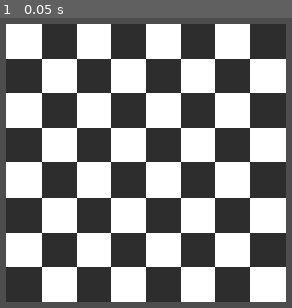
Above: before the commit, frame 1.
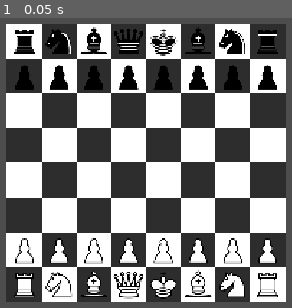
Above: after the commit, the same moment.

Repository: UltimateAndyMc/andymc-chess-bot
Game: Godot game, scene res://main.tscn
Two runs of this game, one before a commit and one after it. Both use one fixed random seed, a clock stepped at 60 frames per second and the inputs below.
Inputs:
- Up to frame 1 (0.05 s): no input

The runs differ from the first frame. In frame 1, 11% of the frame differs, in the area x 4-96%, y 3-97%.

Commit message:
Working movement
Pieces can move. Only legal moves can be made with a few exceptions: check/mates don't exist, pawns and knights can do whatever they want.

Diff:
--- /dev/null
+++ b/clickable_square.gd
@@ -0,0 +1,13 @@
+extends Button
+
+signal square_pressed(child: int)
+
+func set_visibility(visibility):
+	if visibility:
+		visibility.self_modulate.a = 1
+	else:
+		visibility.self_modulate.a = 0
+
+
+func _on_pressed() -> void:
+	square_pressed.emit(get_index())
--- a/clickable_square.tscn
+++ b/clickable_square.tscn
@@ -1,6 +1,24 @@
 [gd_scene format=3 uid="uid://bwaocync2o5tu"]
 
-[node name="TextureButton" type="TextureButton" unique_id=338248595]
+[ext_resource type="Script" uid="uid://clcfrdwmdn4cq" path="res://clickable_square.gd" id="1_3wwa7"]
+
+[sub_resource type="StyleBoxEmpty" id="StyleBoxEmpty_1u0m2"]
+
+[sub_resource type="Gradient" id="Gradient_1u0m2"]
+interpolation_mode = 2
+offsets = PackedFloat32Array(0.14935064, 0.58441556)
+colors = PackedColorArray(0.54497427, 0.5449743, 0.5449741, 1, 0.54509807, 0.54509807, 0.54509807, 0)
+
+[sub_resource type="GradientTexture2D" id="GradientTexture2D_1u0m2"]
+gradient = SubResource("Gradient_1u0m2")
+width = 50
+height = 50
+fill = 1
+fill_from = Vector2(0.5, 0.5)
+fill_to = Vector2(0.4678899, 0)
+
+[node name="ClickableSquare" type="Button" unique_id=1941684718]
+self_modulate = Color(1, 1, 1, 0)
 anchors_preset = 8
 anchor_left = 0.5
 anchor_top = 0.5
@@ -12,3 +30,14 @@
 offset_bottom = 25.0
 grow_horizontal = 2
 grow_vertical = 2
+size_flags_horizontal = 4
+size_flags_vertical = 4
+theme_override_styles/normal = SubResource("StyleBoxEmpty_1u0m2")
+icon = SubResource("GradientTexture2D_1u0m2")
+script = ExtResource("1_3wwa7")
+
+[node name="Piece" type="Sprite2D" parent="." unique_id=1015346682]
+position = Vector2(25, 25)
+scale = Vector2(0.391, 0.391)
+
+[connection signal="pressed" from="." to="." method="_on_pressed"]
--- a/main.tscn
+++ b/main.tscn
@@ -1,6 +1,8 @@
 [gd_scene format=3 uid="uid://b57qqm1eu4yv2"]
 
+[ext_resource type="Script" uid="uid://rxh62njqm8r6" path="res://scripts/board.gd" id="1_0xm2m"]
 [ext_resource type="Shader" uid="uid://bwl67xyep8ik4" path="res://shaders/board.gdshader" id="1_ig7tw"]
+[ext_resource type="PackedScene" uid="uid://bwaocync2o5tu" path="res://clickable_square.tscn" id="3_h2yge"]
 
 [sub_resource type="ShaderMaterial" id="ShaderMaterial_vuvef"]
 shader = ExtResource("1_ig7tw")
@@ -12,6 +14,7 @@
 [node name="Camera2D" type="Camera2D" parent="." unique_id=1301767173]
 
 [node name="Board" type="Node2D" parent="." unique_id=844830614]
+script = ExtResource("1_0xm2m")
 
 [node name="ColorRect" type="ColorRect" parent="Board" unique_id=1334896018]
 material = SubResource("ShaderMaterial_vuvef")
@@ -26,3 +29,212 @@
 offset_bottom = 200.0
 grow_horizontal = 2
 grow_vertical = 2
+
+[node name="ButtonGrid" type="GridContainer" parent="Board/ColorRect" unique_id=126512716]
+layout_mode = 1
+anchors_preset = 8
+anchor_left = 0.5
+anchor_top = 0.5
+anchor_right = 0.5
+anchor_bottom = 0.5
+offset_left = -200.0
+offset_top = -200.0
+offset_right = 200.0
+offset_bottom = 200.0
+grow_horizontal = 2
+grow_vertical = 2
+theme_override_constants/h_separation = 0
+theme_override_constants/v_separation = 0
+columns = 8
+
+[node name="ClickableSquare" parent="Board/ColorRect/ButtonGrid" unique_id=1941684718 instance=ExtResource("3_h2yge")]
+layout_mode = 2
+
+[node name="ClickableSquare2" parent="Board/ColorRect/ButtonGrid" unique_id=1748165432 instance=ExtResource("3_h2yge")]
+layout_mode = 2
+
+[node name="ClickableSquare3" parent="Board/ColorRect/ButtonGrid" unique_id=1230711811 instance=ExtResource("3_h2yge")]
+layout_mode = 2
+
+[node name="ClickableSquare4" parent="Board/ColorRect/ButtonGrid" unique_id=1964679926 instance=ExtResource("3_h2yge")]
+layout_mode = 2
+
+[node name="ClickableSquare5" parent="Board/ColorRect/ButtonGrid" unique_id=569034403 instance=ExtResource("3_h2yge")]
+layout_mode = 2
+
+[node name="ClickableSquare6" parent="Board/ColorRect/ButtonGrid" unique_id=1869745017 instance=ExtResource("3_h2yge")]
+layout_mode = 2
+
+[node name="ClickableSquare7" parent="Board/ColorRect/ButtonGrid" unique_id=196003519 instance=ExtResource("3_h2yge")]
+layout_mode = 2
+
+[node name="ClickableSquare8" parent="Board/ColorRect/ButtonGrid" unique_id=379110427 instance=ExtResource("3_h2yge")]
+layout_mode = 2
+
+[node name="ClickableSquare9" parent="Board/ColorRect/ButtonGrid" unique_id=1462575441 instance=ExtResource("3_h2yge")]
+layout_mode = 2
+
+[node name="ClickableSquare10" parent="Board/ColorRect/ButtonGrid" unique_id=1774456659 instance=ExtResource("3_h2yge")]
+layout_mode = 2
+
+[node name="ClickableSquare11" parent="Board/ColorRect/ButtonGrid" unique_id=1235138238 instance=ExtResource("3_h2yge")]
+layout_mode = 2
+
+[node name="ClickableSquare12" parent="Board/ColorRect/ButtonGrid" unique_id=158943216 instance=ExtResource("3_h2yge")]
+layout_mode = 2
+
+[node name="ClickableSquare13" parent="Board/ColorRect/ButtonGrid" unique_id=1213401853 instance=ExtResource("3_h2yge")]
+layout_mode = 2
+
+[node name="ClickableSquare14" parent="Board/ColorRect/ButtonGrid" unique_id=581606769 instance=ExtResource("3_h2yge")]
+layout_mode = 2
+
+[node name="ClickableSquare15" parent="Board/ColorRect/ButtonGrid" unique_id=560415622 instance=ExtResource("3_h2yge")]
+layout_mode = 2
+
+[node name="ClickableSquare16" parent="Board/ColorRect/ButtonGrid" unique_id=1383841076 instance=ExtResource("3_h2yge")]
+layout_mode = 2
+
+[node name="ClickableSquare17" parent="Board/ColorRect/ButtonGrid" unique_id=80995261 instance=ExtResource("3_h2yge")]
+layout_mode = 2
+
+[node name="ClickableSquare18" parent="Board/ColorRect/ButtonGrid" unique_id=1416273710 instance=ExtResource("3_h2yge")]
+layout_mode = 2
+
+[node name="ClickableSquare19" parent="Board/ColorRect/ButtonGrid" unique_id=1778232861 instance=ExtResource("3_h2yge")]
+layout_mode = 2
+
+[node name="ClickableSquare20" parent="Board/ColorRect/ButtonGrid" unique_id=755719392 instance=ExtResource("3_h2yge")]
+layout_mode = 2
+
+[node name="ClickableSquare21" parent="Board/ColorRect/ButtonGrid" unique_id=130702846 instance=ExtResource("3_h2yge")]
+layout_mode = 2
+
+[node name="ClickableSquare22" parent="Board/ColorRect/ButtonGrid" unique_id=1348528291 instance=ExtResource("3_h2yge")]
+layout_mode = 2
+
+[node name="ClickableSquare23" parent="Board/ColorRect/ButtonGrid" unique_id=1563093726 instance=ExtResource("3_h2yge")]
+layout_mode = 2
+
+[node name="ClickableSquare24" parent="Board/ColorRect/ButtonGrid" unique_id=1639699607 instance=ExtResource("3_h2yge")]
+layout_mode = 2
+
+[node name="ClickableSquare25" parent="Board/ColorRect/ButtonGrid" unique_id=2015768872 instance=ExtResource("3_h2yge")]
+layout_mode = 2
+
+[node name="ClickableSquare26" parent="Board/ColorRect/ButtonGrid" unique_id=242953898 instance=ExtResource("3_h2yge")]
+layout_mode = 2
+
+[node name="ClickableSquare27" parent="Board/ColorRect/ButtonGrid" unique_id=1495852811 instance=ExtResource("3_h2yge")]
+layout_mode = 2
+
+[node name="ClickableSquare28" parent="Board/ColorRect/ButtonGrid" unique_id=179458102 instance=ExtResource("3_h2yge")]
+layout_mode = 2
+
+[node name="ClickableSquare29" parent="Board/ColorRect/ButtonGrid" unique_id=122901585 instance=ExtResource("3_h2yge")]
+layout_mode = 2
+
+[node name="ClickableSquare30" parent="Board/ColorRect/ButtonGrid" unique_id=597846350 instance=ExtResource("3_h2yge")]
+layout_mode = 2
+
+[node name="ClickableSquare31" parent="Board/ColorRect/ButtonGrid" unique_id=178005713 instance=ExtResource("3_h2yge")]
+layout_mode = 2
+
+[node name="ClickableSquare32" parent="Board/ColorRect/ButtonGrid" unique_id=970848496 instance=ExtResource("3_h2yge")]
+layout_mode = 2
+
+[node name="ClickableSquare33" parent="Board/ColorRect/ButtonGrid" unique_id=1157820862 instance=ExtResource("3_h2yge")]
+layout_mode = 2
+
+[node name="ClickableSquare34" parent="Board/ColorRect/ButtonGrid" unique_id=1928695707 instance=ExtResource("3_h2yge")]
+layout_mode = 2
+
+[node name="ClickableSquare35" parent="Board/ColorRect/ButtonGrid" unique_id=1884008665 instance=ExtResource("3_h2yge")]
+layout_mode = 2
+
+[node name="ClickableSquare36" parent="Board/ColorRect/ButtonGrid" unique_id=2022283521 instance=ExtResource("3_h2yge")]
+layout_mode = 2
+
+[node name="ClickableSquare37" parent="Board/ColorRect/ButtonGrid" unique_id=389869183 instance=ExtResource("3_h2yge")]
+layout_mode = 2
+
+[node name="ClickableSquare38" parent="Board/ColorRect/ButtonGrid" unique_id=589595973 instance=ExtResource("3_h2yge")]
+layout_mode = 2
+
+[node name="ClickableSquare39" parent="Board/ColorRect/ButtonGrid" unique_id=538940217 instance=ExtResource("3_h2yge")]
+layout_mode = 2
+
+[node name="ClickableSquare40" parent="Board/ColorRect/ButtonGrid" unique_id=1578309044 instance=ExtResource("3_h2yge")]
+layout_mode = 2
+
+[node name="ClickableSquare41" parent="Board/ColorRect/ButtonGrid" unique_id=1568856258 instance=ExtResource("3_h2yge")]
+layout_mode = 2
+
+[node name="ClickableSquare42" parent="Board/ColorRect/ButtonGrid" unique_id=1213249252 instance=ExtResource("3_h2yge")]
+layout_mode = 2
+
+[node name="ClickableSquare43" parent="Board/ColorRect/ButtonGrid" unique_id=1908300512 instance=ExtResource("3_h2yge")]
+layout_mode = 2
+
+[node name="ClickableSquare44" parent="Board/ColorRect/ButtonGrid" unique_id=1107273230 instance=ExtResource("3_h2yge")]
+layout_mode = 2
+
+[node name="ClickableSquare45" parent="Board/ColorRect/ButtonGrid" unique_id=1998757247 instance=ExtResource("3_h2yge")]
+layout_mode = 2
+
+[node name="ClickableSquare46" parent="Board/ColorRect/ButtonGrid" unique_id=1465942742 instance=ExtResource("3_h2yge")]
+layout_mode = 2
+
+[node name="ClickableSquare47" parent="Board/ColorRect/ButtonGrid" unique_id=94903357 instance=ExtResource("3_h2yge")]
+layout_mode = 2
+
+[node name="ClickableSquare48" parent="Board/ColorRect/ButtonGrid" unique_id=1580209034 instance=ExtResource("3_h2yge")]
+layout_mode = 2
+
+[node name="ClickableSquare49" parent="Board/ColorRect/ButtonGrid" unique_id=478014991 instance=ExtResource("3_h2yge")]
+layout_mode = 2
+
+[node name="ClickableSquare50" parent="Board/ColorRect/ButtonGrid" unique_id=233883638 instance=ExtResource("3_h2yge")]
+layout_mode = 2
+
+[node name="ClickableSquare51" parent="Board/ColorRect/ButtonGrid" unique_id=517343007 instance=ExtResource("3_h2yge")]
+layout_mode = 2
+
+[node name="ClickableSquare52" parent="Board/ColorRect/ButtonGrid" unique_id=1981645672 instance=ExtResource("3_h2yge")]
+layout_mode = 2
+
+[node name="ClickableSquare53" parent="Board/ColorRect/ButtonGrid" unique_id=1494439661 instance=ExtResource("3_h2yge")]
+layout_mode = 2
+
+[node name="ClickableSquare54" parent="Board/ColorRect/ButtonGrid" unique_id=1467387532 instance=ExtResource("3_h2yge")]
+layout_mode = 2
+
+[node name="ClickableSquare55" parent="Board/ColorRect/ButtonGrid" unique_id=31649168 instance=ExtResource("3_h2yge")]
+layout_mode = 2
+
+[node name="ClickableSquare56" parent="Board/ColorRect/ButtonGrid" unique_id=376872499 instance=ExtResource("3_h2yge")]
+layout_mode = 2
+
+[node name="ClickableSquare57" parent="Board/ColorRect/ButtonGrid" unique_id=1502253933 instance=ExtResource("3_h2yge")]
+layout_mode = 2
+
+[node name="ClickableSquare58" parent="Board/ColorRect/ButtonGrid" unique_id=2051143871 instance=ExtResource("3_h2yge")]
+layout_mode = 2
+
+[node name="ClickableSquare59" parent="Board/ColorRect/ButtonGrid" unique_id=999167722 instance=ExtResource("3_h2yge")]
+layout_mode = 2
+
+[node name="ClickableSquare60" parent="Board/ColorRect/ButtonGrid" unique_id=1455766400 instance=ExtResource("3_h2yge")]
+layout_mode = 2
+
+[node name="ClickableSquare61" parent="Board/ColorRect/ButtonGrid" unique_id=959328750 instance=ExtResource("3_h2yge")]
+layout_mode = 2
+
+[node name="ClickableSquare62" parent="Board/ColorRect/ButtonGrid" unique_id=902207528 instance=ExtResource("3_h2yge")]
+layout_mode = 2
+
+[node name="ClickableSquare63" parent="Board/ColorRect/ButtonGrid" unique_id=1900657425 instance=ExtResource("3_h2yge")]
+layout_mode = 2
+
+[node name="ClickableSquare64" parent="Board/ColorRect/ButtonGrid" unique_id=24908175 instance=ExtResource("3_h2yge")]
+layout_mode = 2
--- a/scripts/board.gd
+++ b/scripts/board.gd
@@ -1 +1,133 @@
 extends Node2D
+
+@onready var button_grid: GridContainer = $ColorRect/ButtonGrid
+
+enum {WK, WQ, WR, WB, WN, WP, BK, BQ, BR, BB, BN, BP, E}
+
+# Turns
+const BLACK = false
+const WHITE = true
+
+var piece_textures: Array = [
+	preload("res://textures/white-king.png"),
+	preload("res://textures/white-queen.png"),
+	preload("res://textures/white-rook.png"),
+	preload("res://textures/white-bishop.png"),
+	preload("res://textures/white-knight.png"),
+	preload("res://textures/white-pawn.png"),
+	preload("res://textures/black-king.png"),
+	preload("res://textures/black-queen.png"),
+	preload("res://textures/black-rook.png"),
+	preload("res://textures/black-bishop.png"),
+	preload("res://textures/black-knight.png"),
+	preload("res://textures/black-pawn.png"),
+	ImageTexture.create_from_image(Image.create(1, 1, false, Image.FORMAT_RGBA8))  # E - empty square, no texture
+]
+
+var board_position = [
+	BR, BN, BB, BQ, BK, BB, BN, BR,
+	BP, BP, BP, BP, BP, BP, BP, BP,
+	E,  E,  E,  E,  E,  E,  E,  E,
+	E,  E,  E,  E,  E,  E,  E,  E,
+	E,  E,  E,  E,  E,  E,  E,  E,
+	E,  E,  E,  E,  E,  E,  E,  E,
+	WP, WP, WP, WP, WP, WP, WP, WP,
+	WR, WN, WB, WQ, WK, WB, WN, WR
+]
+var selected_square: int = -1
+var turn: bool = WHITE
+
+func set_piece(number: int, piece):
+	button_grid.get_child(number).get_node("Piece").texture = piece_textures[piece]
+
+func update_board():
+	for i in range(64):
+		set_piece(i, board_position[i])
+
+func is_legal_move(start_square, end_square):
+	if start_square == end_square:
+		return false
+
+	var start_file = start_square % 8
+	var start_rank = 8 - (start_square / 8)
+	var end_file = end_square % 8
+	var end_rank = 8 - (end_square / 8)
+
+	var file_change = end_file - start_file
+	var rank_change = end_rank - start_rank
+	var file_changed = file_change != 0
+	var rank_changed = rank_change != 0
+
+	var start_piece = board_position[start_square]
+	var end_piece = board_position[end_square]
+	if end_piece <= WP: # Piece being taken is white
+		print("Piece being taken is white")
+		if turn == WHITE:
+			return false
+	elif end_piece != E: # Piece being taken is black
+		print("Piece being taken is black")
+		if turn == BLACK:
+			return false
+
+	# King movement restriction
+	if start_piece == WK || start_piece == BK:
+		if abs(file_change) > 1 || abs(rank_change) > 1:
+			return false
+
+	# How did queen move?
+	var queen_rook_move: bool = false
+	var queen_bishop_move: bool = false
+	if start_piece == WQ || start_piece == BQ:
+		if file_changed != rank_changed:
+			queen_rook_move = true
+		elif abs(rank_change) == abs(file_change):
+			queen_bishop_move = true
+		else:
+			return false
+
+	# Rook movement restriction
+	if start_piece == WR || start_piece == BR || queen_rook_move:
+		if file_changed && rank_changed:
+			return false
+		# Scan
+		var scan_square = start_square + sign(file_change) - (8 * sign(rank_change))
+		while scan_square != end_square:
+			if (board_position[scan_square] != E):
+				return false
+			scan_square += sign(file_change) - (8 * sign(rank_change))
+
+	# Bishop movement restriction
+	if start_piece == WB || start_piece == BB || queen_bishop_move:
+		if (abs(rank_change) != abs(file_change)):
+			return false
+		# Scan
+		var scan_square = start_square + sign(file_change) - (8 * sign(rank_change))
+		while scan_square != end_square:
+			if (board_position[scan_square] != E):
+				return false
+			scan_square += sign(file_change) - (8 * sign(rank_change))
+
+
+	return true
+
+func _on_square_pressed(number: int):
+	print("Square Pressed: %d" % number)
+	print("Previously Selected Square: %d" % selected_square)
+	if selected_square == -1:
+		if board_position[number] != E && ((turn == WHITE && board_position[number] <= WP) || (turn == BLACK && board_position[number] >= BK)):
+			selected_square = number
+	else:
+		# Move Piece
+		if !is_legal_move(selected_square, number):
+			selected_square = -1
+			return
+		board_position[number] = board_position[selected_square]
+		board_position[selected_square] = E
+		selected_square = -1
+		update_board()
+		turn = !turn
+
+func _ready():
+	for square in button_grid.get_children():
+		square.square_pressed.connect(_on_square_pressed)
+	update_board()
Not shown, added: clickable_square.gd.uid
Binary file added: textures/black-bishop.png
Not shown, added: textures/black-bishop.png.import
Binary file added: textures/black-king.png
Not shown, added: textures/black-king.png.import
Binary file added: textures/black-knight.png
Not shown, added: textures/black-knight.png.import
Binary file added: textures/black-pawn.png
Not shown, added: textures/black-pawn.png.import
Binary file added: textures/black-queen.png
Not shown, added: textures/black-queen.png.import
Binary file added: textures/black-rook.png
(and 13 more such lines)
